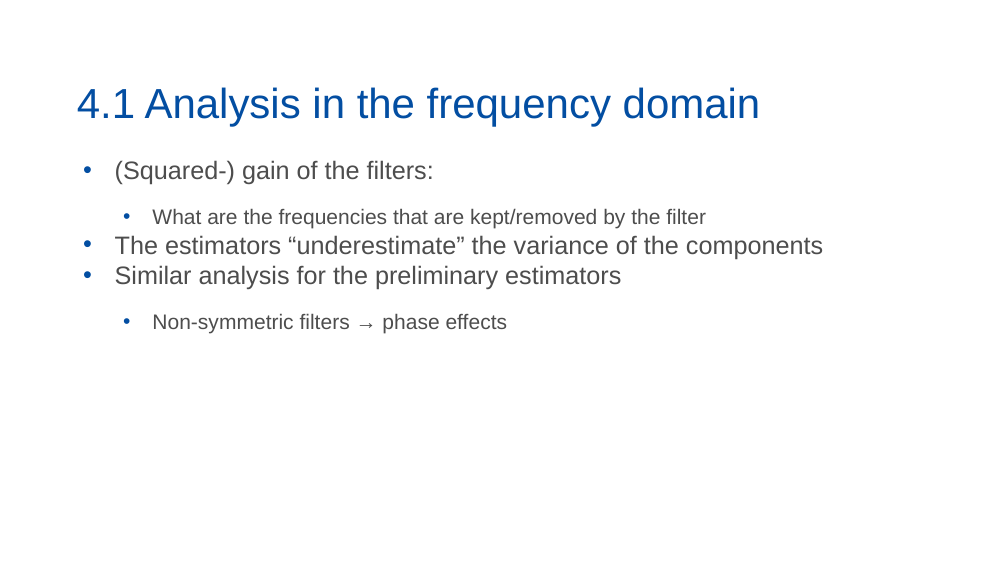
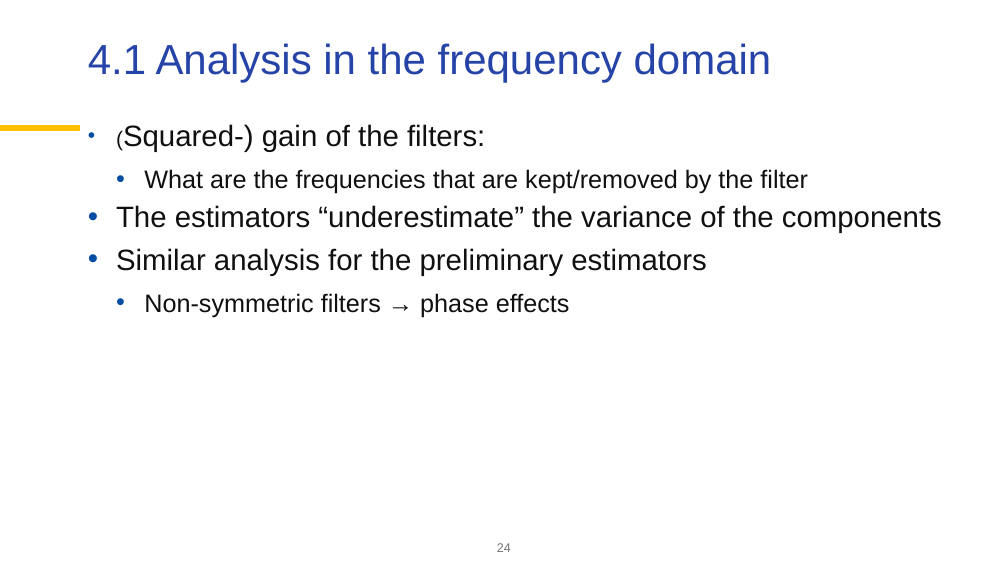
Before and after one commit to palatej/ESTP2026, a slide deck: slide 24 of 3.2 SEATS.pptx (slide 25 before the commit). Drawn at 1008x567 pixels with LibreOffice and Linux fonts; fonts in the diff are those of the drawing; background and template pictures are left out. Boxes give left, top, right and bottom in pixels: in the first picture for what was removed or moved away, otherwise in the second. Text is boxed around its words. In the diff, an @@ line names an element or a change of style, - is before the commit and + after.

```diff
--- a/3.2 SEATS.pptx
+++ b/3.2 SEATS.pptx
@@ title "4.1 Analysis in the frequency ...": place and size @@
-title "4.1 Analysis in the frequency ..." at [77, 87, 761, 127]
+title "4.1 Analysis in the frequency ..." at [88, 43, 772, 82]
@@ title "4.1 Analysis in the frequency ..." at [88, 43, 772, 82]: text colour #034EA2 to #2644A7; vertical alignment bottom to top @@
@@ text "(Squared-) gain of the filters:": place and size @@
-text "(Squared-) gain of the filters:" at [115, 160, 823, 333]
+text "(Squared-) gain of the filters:" at [116, 124, 942, 317]
@@ text "(Squared-) gain of the filters:" at [116, 124, 942, 317]: size 24 to 20 pt in "(Squared-)"; size 24 to 28 pt in "(Squared-) gain of the filters:", "The estimators “underestimate” the variance of the ...", "Similar analysis for the preliminary estimators"; text colour #4D4D4D to #101010; size 20 to 24 pt in "What are the frequencies that are kept/removed ...", "Non-symmetric filters → phase effects"; indent changed; line spacing 1 to 0.9; more space between paragraphs; less space between paragraphs @@
@@ line added from (0, 129) to (80, 129), #FFC000 6 pt @@
@@ page number added at [497, 543, 511, 552], 12 pt, text #767676 @@
+24
```
Also in this commit, not shown: 27 other slides changed, 2 slides removed.
